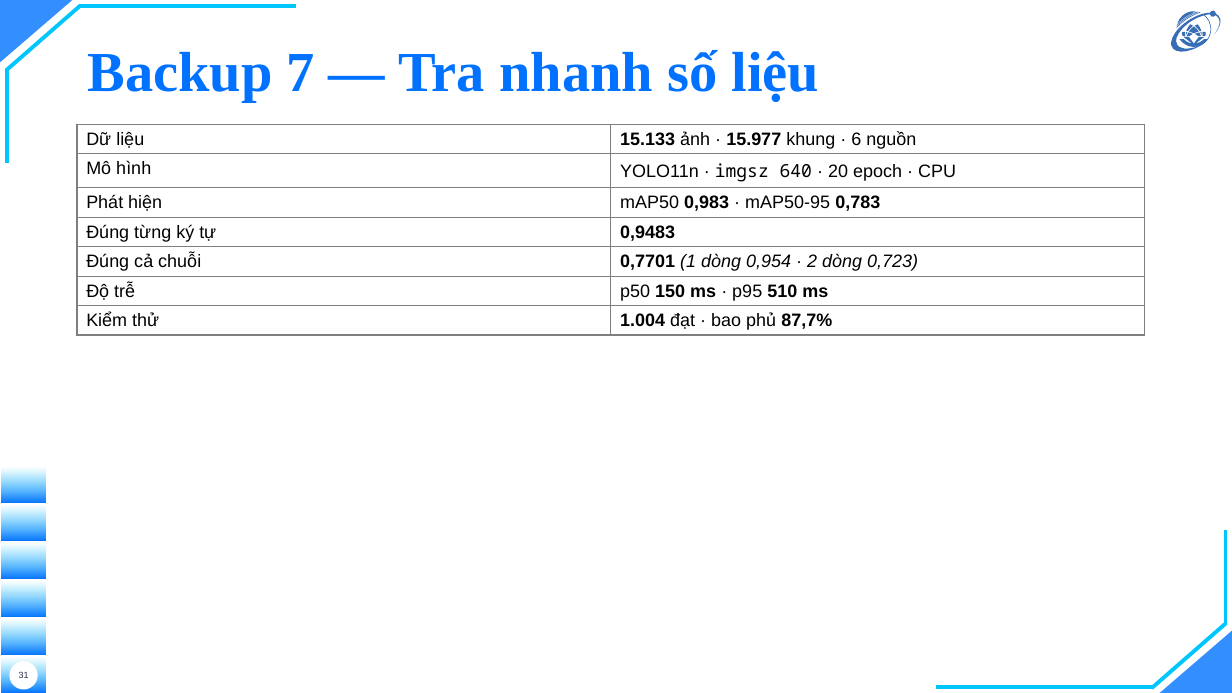
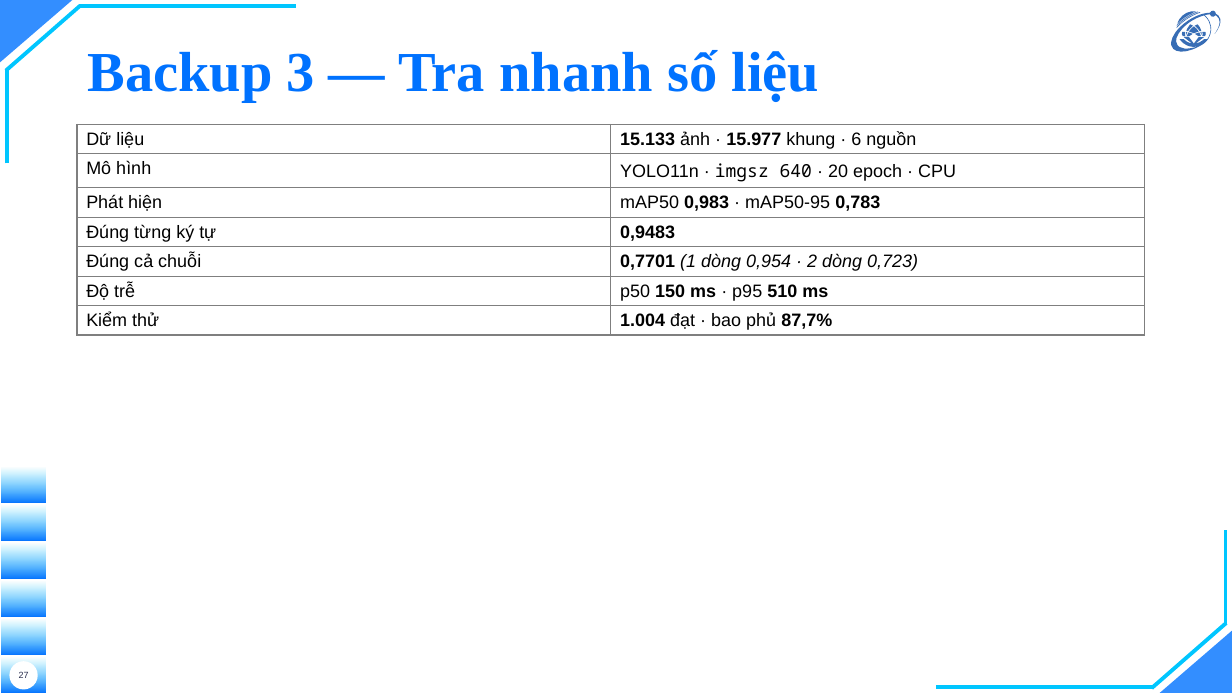
Before and after one commit to hieunguyen2604/alpr-do-an-mon-hoc, a slide deck: slide 27 of docs/slides/slides.pptx (slide 31 before the commit). Drawn at 1232x693 pixels with LibreOffice and Linux fonts; fonts in the diff are those of the drawing; background and template pictures are left out. Boxes give left, top, right and bottom in pixels: in the first picture for what was removed or moved away, otherwise in the second. Text is boxed around its words. In the diff, an @@ line names an element or a change of style, - is before the commit and + after.

Commit message:
slides: rut backup 8 -> 4, tong 28 slide
Theo chi dinh: 24 slide chinh + 4 backup.
  Backup 1  Error Analysis      (tu Backup 3 cu)
  Backup 2  Ablation Study      (tu Backup 4 cu)
  Backup 3  Tra nhanh so lieu   (tu Backup 7 cu)
  Backup 4  YOLO11 + PaddleOCR  (gop hai bang kien truc thanh mot bang hai cot)
Bo: Sieu tham so va huan luyen · Tai lieu tham khao chinh · Kich ban demo.

Bang gop giu bon dong quan trong nhat cho moi mo hinh — backbone, co che dac
trung, dau ra, quy mo — kem con so da do (mAP 0,9829 va 1-CER 94,83%). Cac dong
bi bo (neck rieng, chi tiet loss) deu con trong quyen o 2.3.2 va 2.4.2.

MOT LOI TOI TU GAY RA VA TU BAT: lan dung dau ra 29 slide chu khong phai 28. Ly
do la toi dat mot cau dan NGAY SAU bang trong Backup 4 — vi pham dung quy uoc
ghi trong chinh dau tep 10-slides.md: "Bang hoac hinh phai la khoi CUOI CUNG cua
slide", vi pandoc cat sang slide moi o moi thu dung sau mot bang. Chuyen cau len
tren bang, ra dung 28.

Do duoc: pptx 28 slide; 50 so tren slide doi chieu voi quyen, bon so khong khop
truc tiep deu la LAM TRON dung (0,7526 -> 0,753; 0,9483 -> 94,83%); 1004 test qua.

```diff
--- a/docs/slides/slides.pptx
+++ b/docs/slides/slides.pptx
@@ title at <box>87,50,820,102</box>: text changed @@
-Backup 7 — Tra nhanh số liệu
+Backup 3 — Tra nhanh số liệu
@@ page number at <box>19,672,29,678</box>: text changed @@
-31
+27
```
Also in this commit, not shown: 3 other slides changed, 4 slides removed, 4 other files.
